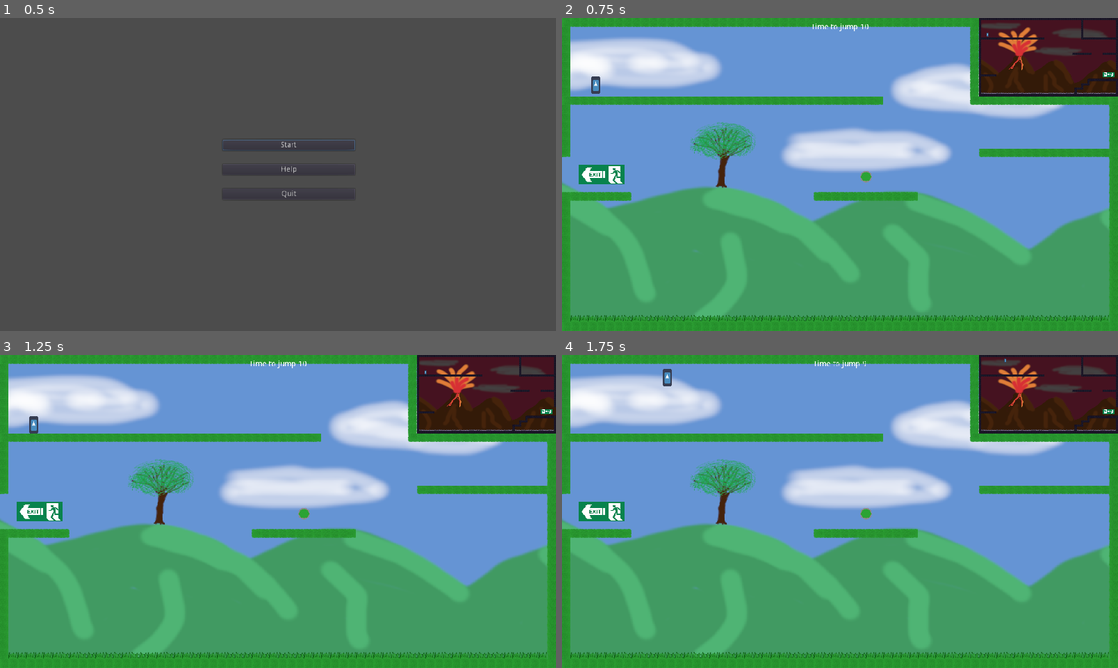
Above: before the commit, frames 1-4 (two rows, left to right).
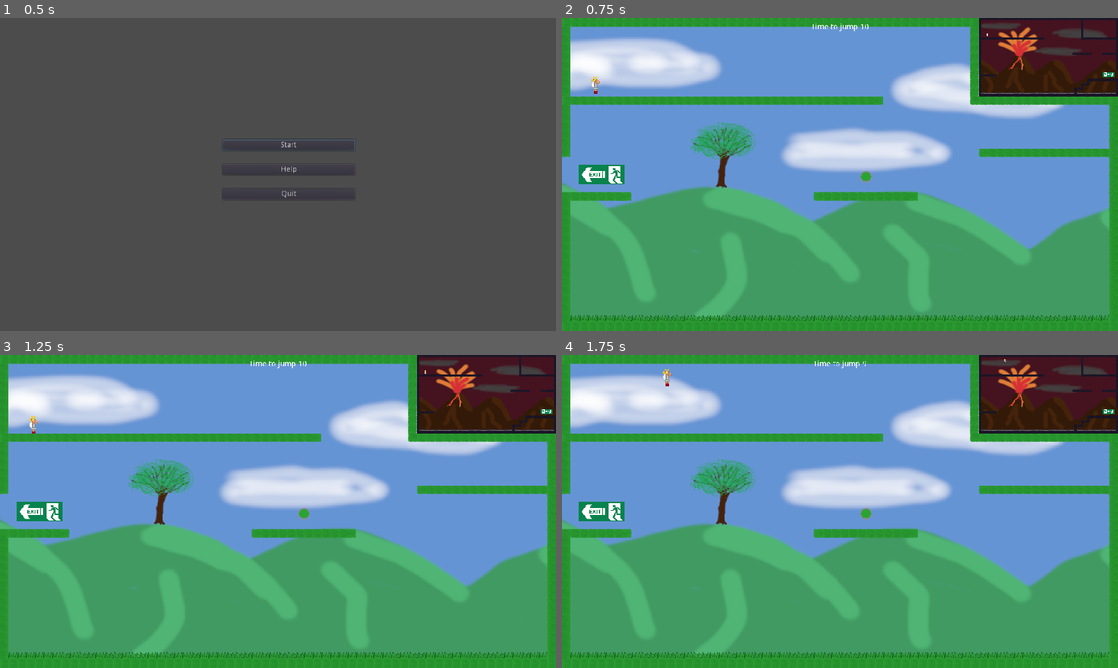
Above: after the commit, the same moments.

Repository: DanCorder/LudumDare51
Game: Godot game, scene res://Menu.tscn
The game is run twice, just before and just after one commit, with the same random seed, the same clock (stepped at 60 frames per second) and the same inputs. The engine's default icon, where the game draws it, is replaced by a stand-in: a white triangle on a blue panel in a dark square. Sound files missing from this copy of the repository are replaced by a short silence.
Inputs:
- Up to frame 1 (0.5 s): no input
- Up to frame 2 (0.75 s): click "Start" at 0.5 s
- Up to frame 3 (1.25 s): no input
- Up to frame 4 (1.75 s): tap Enter at 1.25 s; hold D (move_right) from 1.28 s (still down); hold W (jump) from 1.28 s (still down)

Frame 1 is identical in both runs. In frame 2, less than 0.1% of the frame differs, in the area x 5-77%, y 4-25%; in frame 3, less than 0.1%; in frame 4, less than 0.1%.

Commit message:
feat: add angel character

Diff:
--- a/CharacterController.gd
+++ b/CharacterController.gd
@@ -71,6 +71,11 @@
 	if !grounded:
 		handle_falling(!Input.is_action_pressed("jump"), Input.is_action_pressed("move_down"), delta);
 
+	if velocity.y != 0:
+		$Area2D/AnimatedSprite.animation = "jump"
+	elif velocity.x != 0:
+		$Area2D/AnimatedSprite.animation = "right"
+		$Area2D/AnimatedSprite.flip_h = velocity.x < 0
 
 	# Move player
 	update();
--- a/playerCharacter.tscn
+++ b/playerCharacter.tscn
@@ -1,10 +1,25 @@
-[gd_scene load_steps=4 format=2]
+[gd_scene load_steps=7 format=2]
 
-[ext_resource path="res://icon.png" type="Texture" id=1]
 [ext_resource path="res://CharacterController.gd" type="Script" id=2]
+[ext_resource path="res://assets/character/angel-walk1.png" type="Texture" id=3]
+[ext_resource path="res://assets/character/angel-walk2.png" type="Texture" id=4]
+[ext_resource path="res://assets/character/angel-jump.png" type="Texture" id=5]
 
 [sub_resource type="RectangleShape2D" id=1]
 extents = Vector2( 8, 15.5 )
+
+[sub_resource type="SpriteFrames" id=2]
+animations = [ {
+"frames": [ ExtResource( 5 ) ],
+"loop": true,
+"name": "jump",
+"speed": 1.0
+}, {
+"frames": [ ExtResource( 3 ), ExtResource( 4 ) ],
+"loop": true,
+"name": "right",
+"speed": 1.0
+} ]
 
 [node name="playerCharacter" type="Node2D"]
 script = ExtResource( 2 )
@@ -12,16 +27,13 @@
 [node name="Area2D" type="Area2D" parent="."]
 
 [node name="CollisionShape2D" type="CollisionShape2D" parent="Area2D"]
-position = Vector2( 0, 0.5 )
 shape = SubResource( 1 )
 
-[node name="Sprite" type="Sprite" parent="."]
-position = Vector2( -9.53674e-07, 0.5 )
-scale = Vector2( 0.25, 0.484375 )
+[node name="AnimatedSprite" type="AnimatedSprite" parent="Area2D"]
 z_index = 1
-texture = ExtResource( 1 )
+frames = SubResource( 2 )
+animation = "jump"
 
 [node name="Ghost" type="Sprite" parent="."]
-position = Vector2( -2.86102e-06, 0.499998 )
-scale = Vector2( 0.25, 0.484375 )
-texture = ExtResource( 1 )
+z_index = 1
+texture = ExtResource( 5 )
Binary file added: assets/character/angel-jump.png
Not shown, added: assets/character/angel-jump.png.import
Binary file added: assets/character/angel-walk1.png
Not shown, added: assets/character/angel-walk1.png.import
Binary file added: assets/character/angel-walk2.png
Not shown, added: assets/character/angel-walk2.png.import
